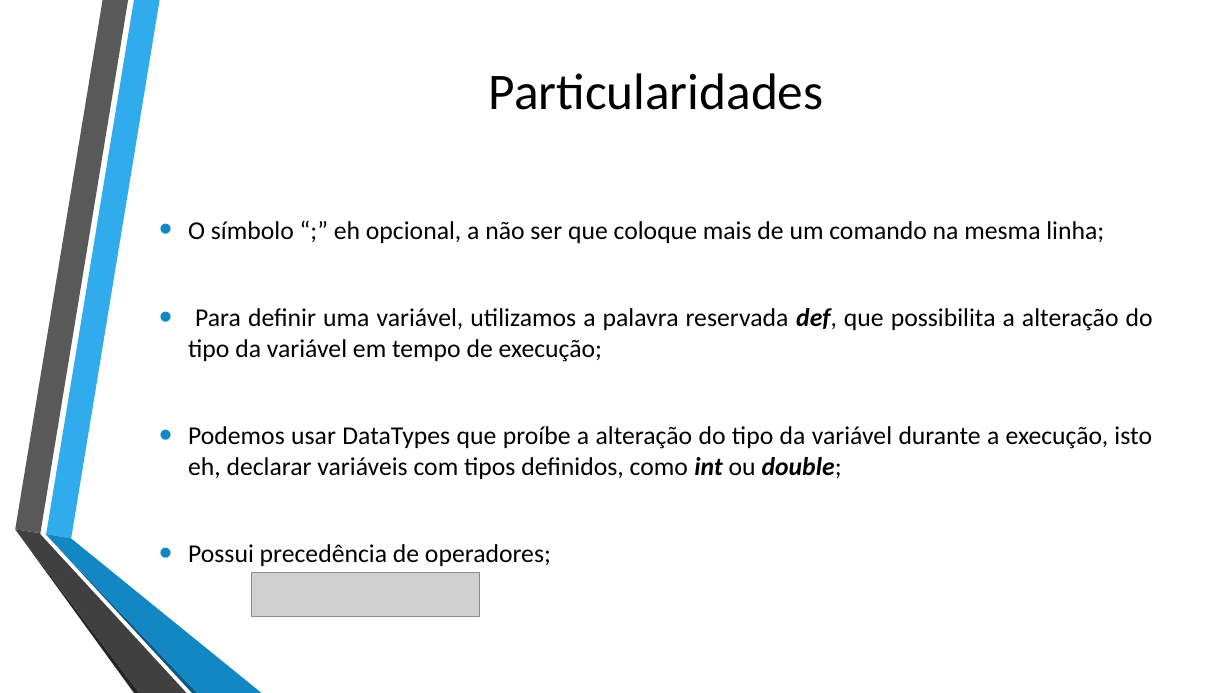
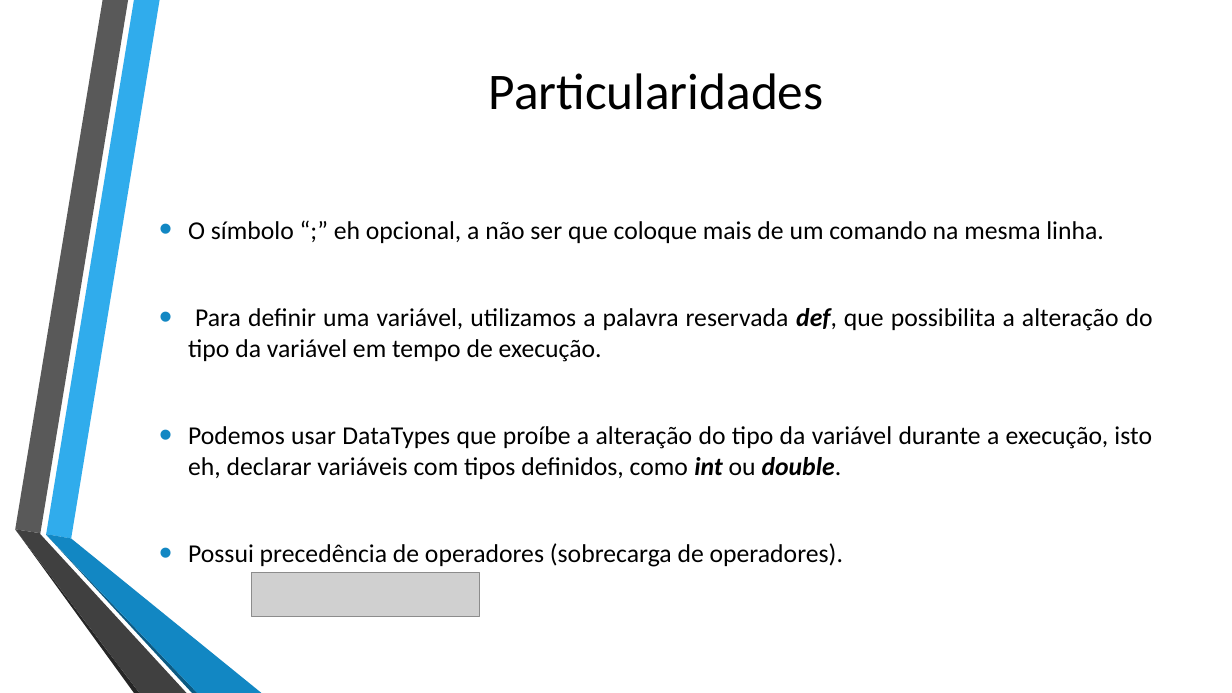
Before and after one commit to Sevzera/lp-cefet, a slide deck: slide 9 of Seminario/Apresentacao Groovy.pptx. Drawn at 1232x693 pixels with LibreOffice and Linux fonts; fonts in the diff are those of the drawing; grey boxes stand for pictures; background and template pictures are left out. Boxes give left, top, right and bottom in pixels: in the first picture for what was removed or moved away, otherwise in the second. Text is boxed around its words. In the diff, an @@ line names an element or a change of style, - is before the commit and + after.

```diff
--- a/Seminario/Apresentacao Groovy.pptx
+++ b/Seminario/Apresentacao Groovy.pptx
@@ text at (188, 221, 1153, 567): text changed @@
-• O símbolo “;” eh opcional, a não ser que coloque mais de um comando na mesma linha;
-• Para definir uma variável, utilizamos a palavra reservada def, que possibilita a alteração do tipo da variável em tempo de execução;
-• Podemos usar DataTypes que proíbe a alteração do tipo da variável durante a execução, isto eh, declarar variáveis com tipos definidos, como int ou double;
-• Possui precedência de operadores;
+• O símbolo “;” eh opcional, a não ser que coloque mais de um comando na mesma linha.
+• Para definir uma variável, utilizamos a palavra reservada def, que possibilita a alteração do tipo da variável em tempo de execução.
+• Podemos usar DataTypes que proíbe a alteração do tipo da variável durante a execução, isto eh, declarar variáveis com tipos definidos, como int ou double.
+• Possui precedência de operadores (sobrecarga de operadores).
```
Also in this commit, not shown: 16 other slides changed, 1 other file.
